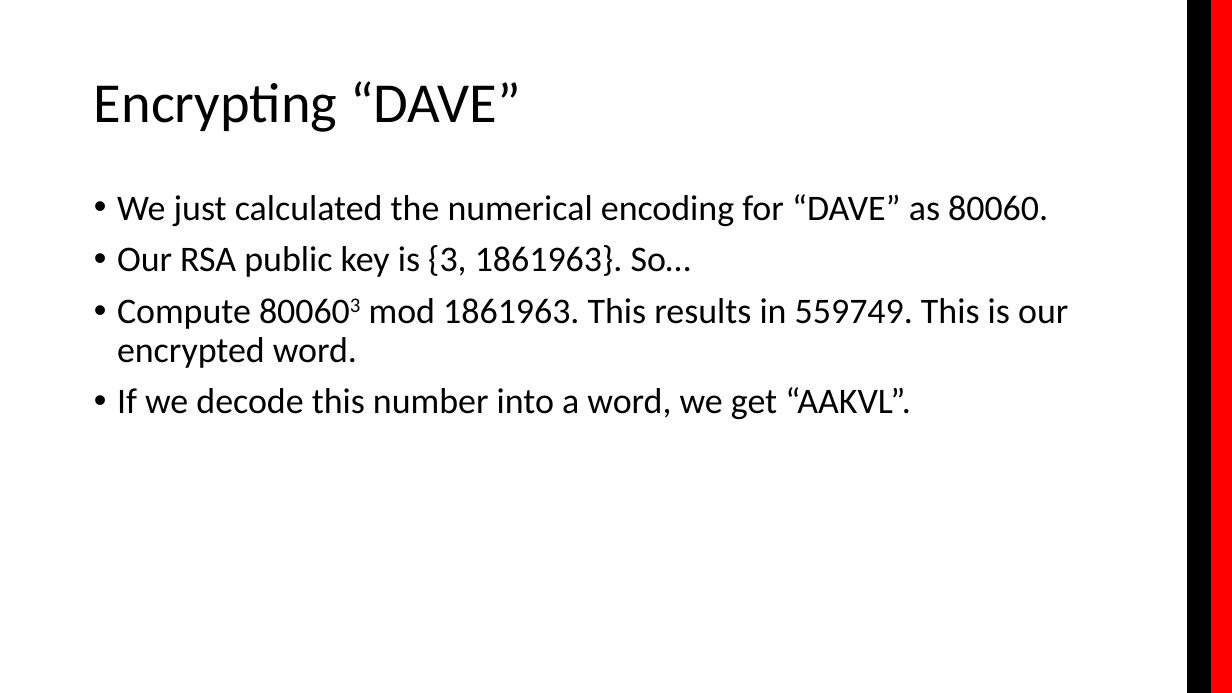
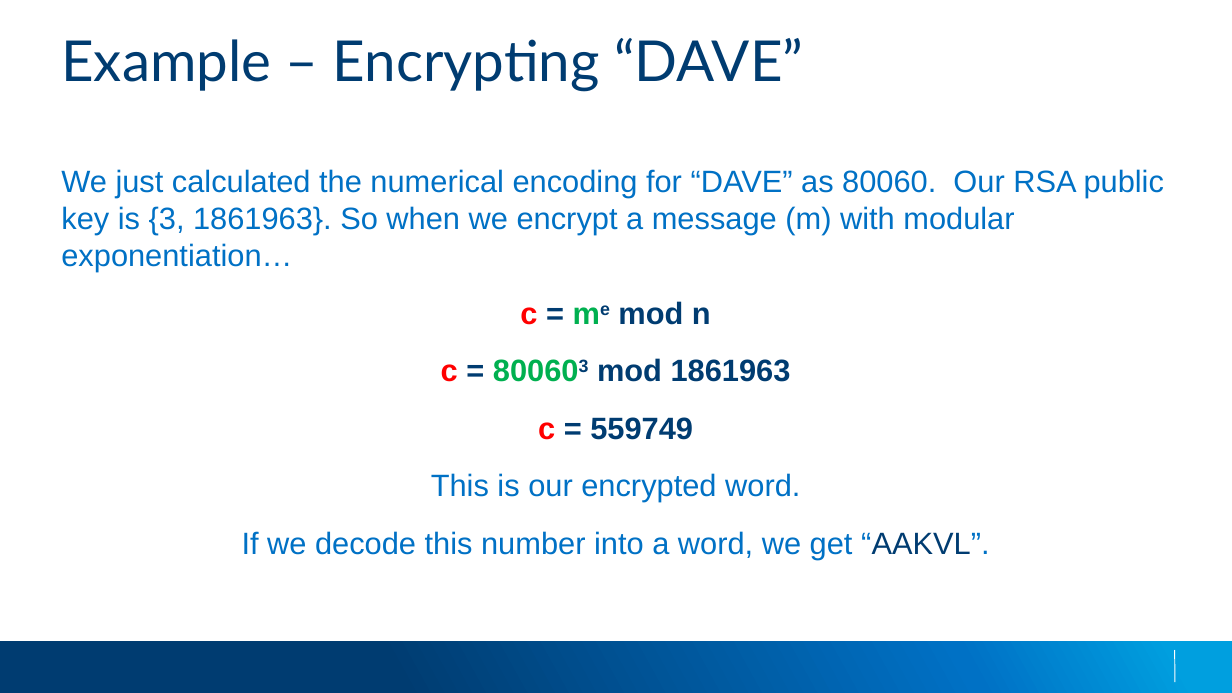
Before and after one commit to applesauce49/lincoln_high, a slide deck: slide 15 of presos/LincolnHighVisit-2019.pptx (slide 7 before the commit). Drawn at 1232x693 pixels with LibreOffice and Linux fonts; fonts in the diff are those of the drawing; background and template pictures are left out. Boxes give left, top, right and bottom in pixels: in the first picture for what was removed or moved away, otherwise in the second. Text is boxed around its words. In the diff, an @@ line names an element or a change of style, - is before the commit and + after.

Commit message:
Updated slides with new theme, and refined content.

```diff
--- a/presos/LincolnHighVisit-2019.pptx
+++ b/presos/LincolnHighVisit-2019.pptx
@@ rectangle removed at (1188, 0, 1212, 693) @@
@@ rectangle removed at (1211, 0, 1232, 693) @@
@@ title at (61, 38, 803, 92): text changed; font Calibri to Lato; text colour #000000 to #003C71 @@
-Encrypting “DAVE”
+Example – Encrypting “DAVE”
@@ title "Example – Encrypting “DAVE”" at (61, 38, 803, 92): vertical alignment middle to top @@
@@ text at (61, 169, 1164, 502): text changed; size 28 to 24 pt; font Calibri to Arial; text colour #000000 to #0071C5 @@
-• We just calculated the numerical encoding for “DAVE” as 80060.
-• Our RSA public key is {3, 1861963}. So…
-• Compute 800603 mod 1861963. This results in 559749. This is our encrypted word.
+We just calculated the numerical encoding for “DAVE” as 80060. Our RSA public key is {3, 1861963}. So when we encrypt a message (m) with modular exponentiation…
+  c = me mod n
+  c = 800603 mod 1861963
+  c = 559749
+  This is our encrypted word.
@@ text "We just calculated the numerical ...": place and size @@
-text "We just calculated the numerical ..." at (117, 194, 1068, 419)
+text "We just calculated the numerical ..." at (61, 169, 1164, 559)
@@ text at (242, 531, 990, 559): size 28 to 24 pt, font Calibri to Arial, text colour #000000 to #0071C5 in "If we decode this number into a ..."; text colour #000000 to #003C71 in "“AAKVL”."; alignment left to centre; bullet • to none; line spacing 0.9 to 1; more space between paragraphs @@
@@ rectangle added at (0, 641, 1232, 693), fill gradient #003C71 to #0071C5 to #009FDF @@
@@ line added from (1175, 650) to (1176, 682), #FFFFFF 0.75 pt @@
```
Also in this commit, not shown: 7 other slides changed, 14 slides added, 8 slides removed.
